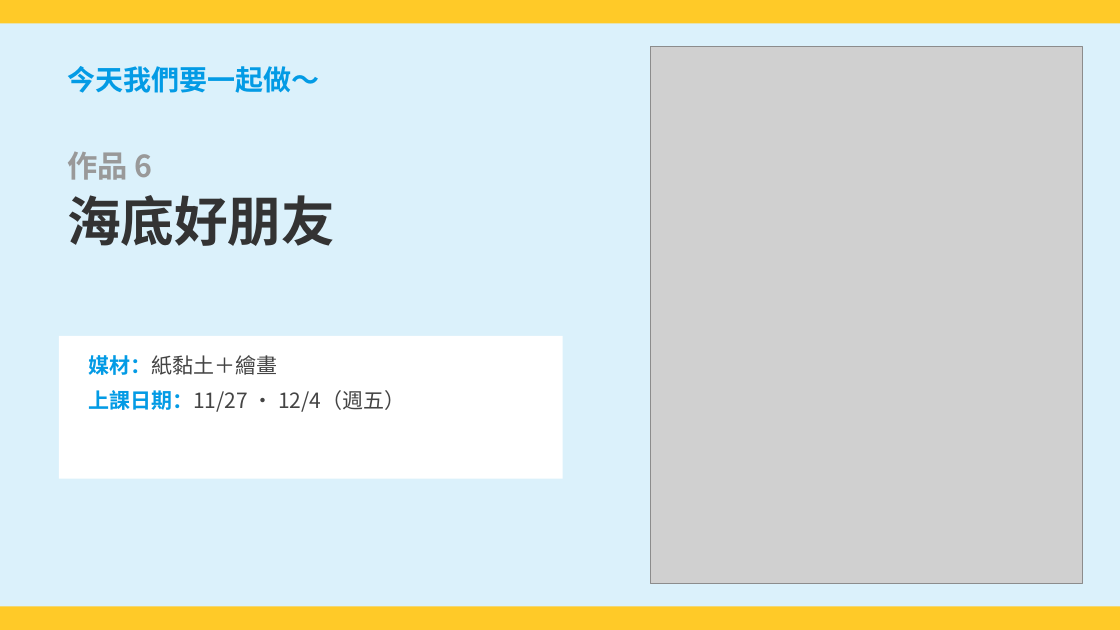
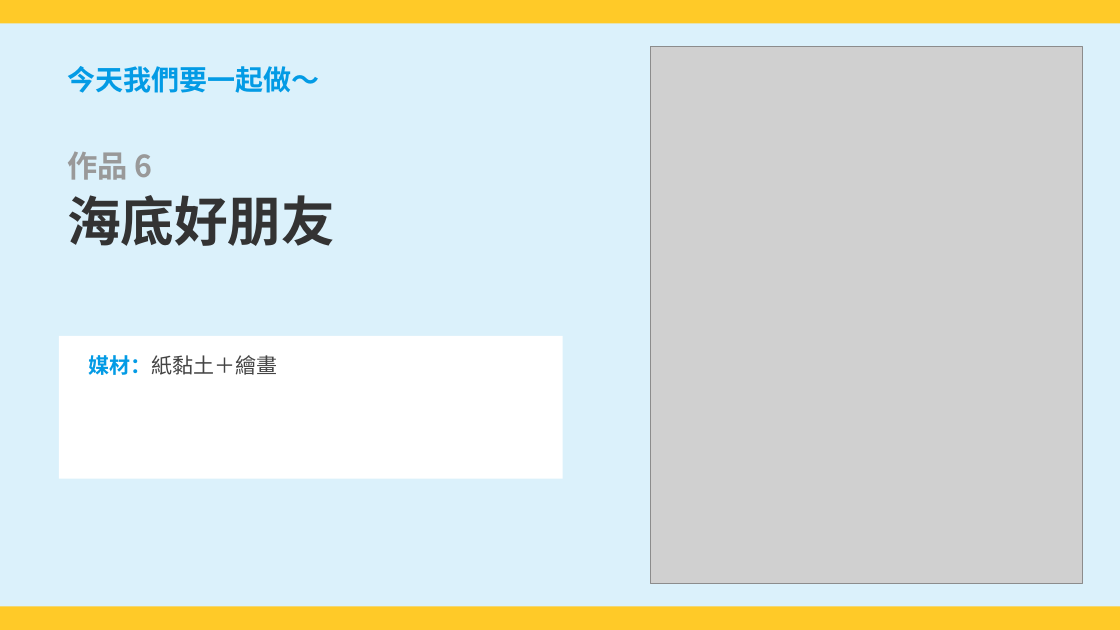
Before and after one commit to serina168/mandala-beginner, a slide deck: slide 1 of 上課簡報_作品6_海底好朋友.pptx. Drawn at 1120x630 pixels with LibreOffice and Linux fonts; fonts in the diff are those of the drawing; grey boxes stand for pictures. Boxes give left, top, right and bottom in pixels: in the first picture for what was removed or moved away, otherwise in the second. Text is boxed around its words. In the diff, an @@ line names an element or a change of style, - is before the commit and + after.

```diff
--- a/上課簡報_作品6_海底好朋友.pptx
+++ b/上課簡報_作品6_海底好朋友.pptx
@@ text at [88, 390, 405, 412]: paragraph removed @@
-上課日期：11/27 ・ 12/4（週五）
```
Also in this commit, not shown: 2 other slides changed, 12 other files.
